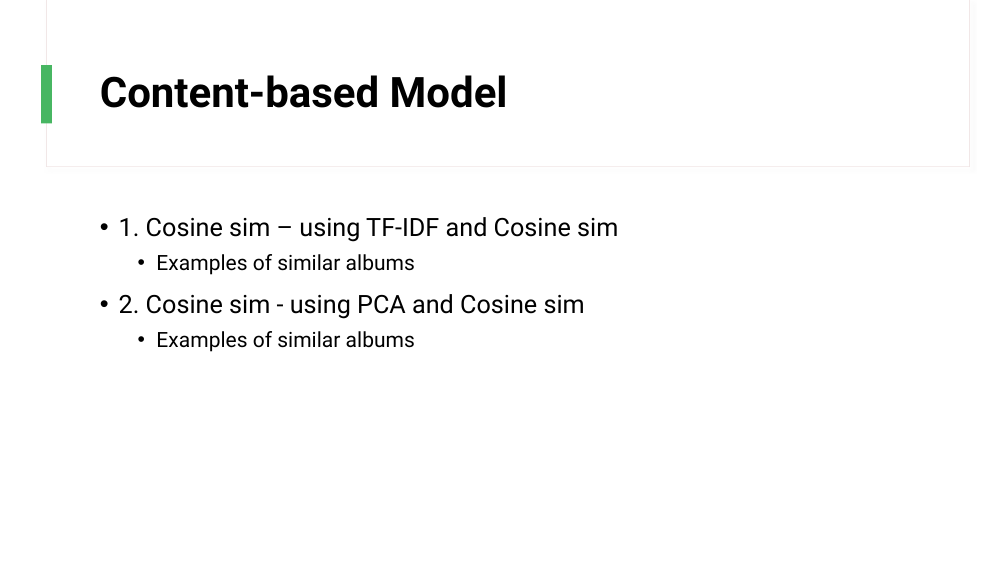
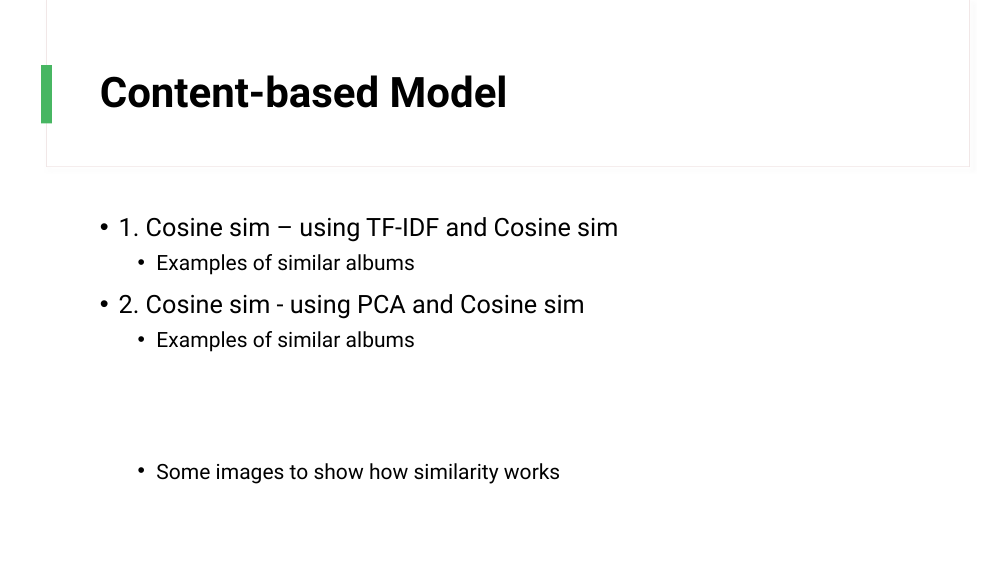
Before and after one commit to chan-chris/Metis_proj5, a slide deck: slide 12 of presentations/jazz_recs.pptx (slide 8 before the commit). Drawn at 1008x567 pixels with LibreOffice and Linux fonts; fonts in the diff are those of the drawing. Boxes give left, top, right and bottom in pixels: in the first picture for what was removed or moved away, otherwise in the second. Text is boxed around its words. In the diff, an @@ line names an element or a change of style, - is before the commit and + after.

```diff
--- a/presentations/jazz_recs.pptx
+++ b/presentations/jazz_recs.pptx
@@ text at bbox=[156, 463, 560, 484]: paragraph added @@
+  • Some images to show how similarity works
```
Also in this commit, not shown: 5 other slides changed, 3 slides added, 1 slide removed, 3 other files.
